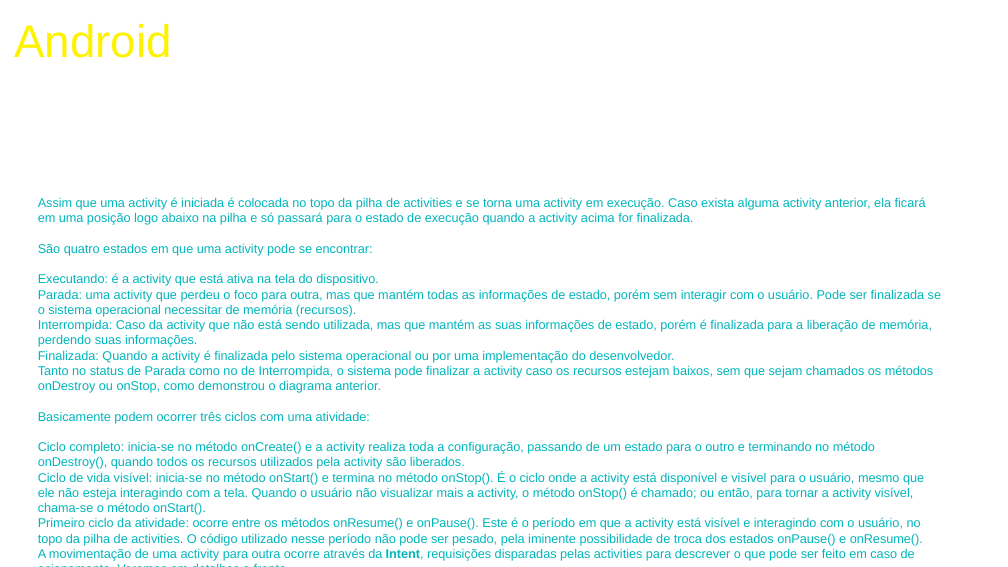
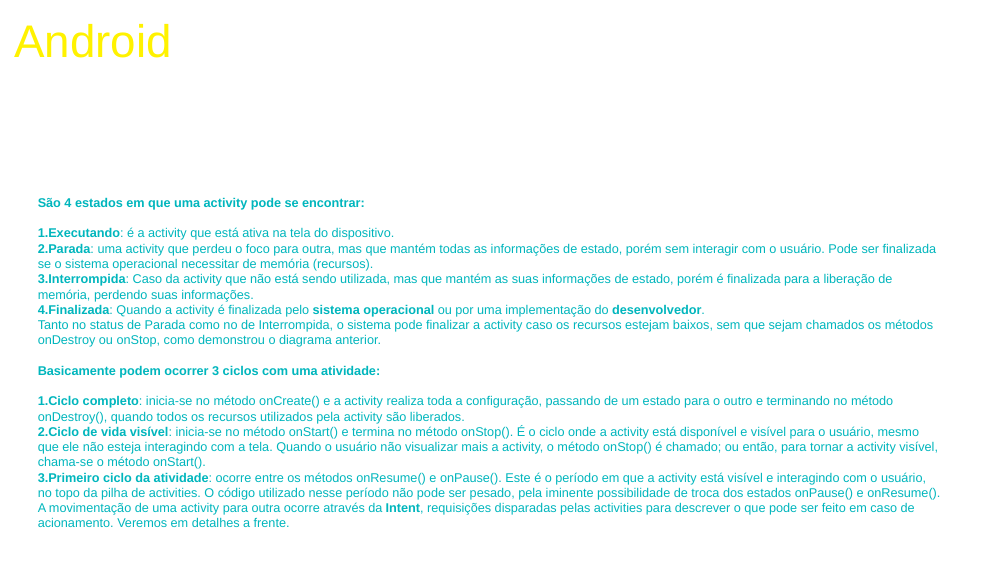
Before and after one commit to VolmirTC/treinamento-android, a slide deck: slide 7 of Treinamento Android - aula 3.odp. Drawn at 1008x567 pixels with LibreOffice and Linux fonts; fonts in the diff are those of the drawing; background and template pictures are left out. Boxes give left, top, right and bottom in pixels: in the first picture for what was removed or moved away, otherwise in the second. Text is boxed around its words. In the diff, an @@ line names an element or a change of style, - is before the commit and + after.

Commit message:
Activities e Ciclos de vida das activities
- Alguns eventos dos widgets
- Navegação entre activities
- Ciclo de vida das activities

```diff
--- a/Treinamento Android - aula 3.odp
+++ b/Treinamento Android - aula 3.odp
@@ text at [38,197,937,317]: text changed @@
-Assim que uma activity é iniciada é colocada no topo da pilha de activities e se torna uma activity em execução. Caso exista alguma activity anterior, ela ficará em uma posição logo abaixo na pilha e só passará para o estado de execução quando a activity acima for finalizada.
-São quatro estados em que uma activity pode se encontrar:
-Executando: é a activity que está ativa na tela do dispositivo.
-Parada: uma activity que perdeu o foco para outra, mas que mantém todas as informações de estado, porém sem interagir com o usuário. Pode ser finalizada se o sistema operacional necessitar de memória (recursos).
-Interrompida: Caso da activity que não está sendo utilizada, mas que mantém as suas informações de estado, porém é finalizada para a liberação de memória, perdendo suas informações.
-Finalizada: Quando a activity é finalizada pelo sistema operacional ou por uma implementação do desenvolvedor.
+São 4 estados em que uma activity pode se encontrar:
+1.Executando: é a activity que está ativa na tela do dispositivo.
+2.Parada: uma activity que perdeu o foco para outra, mas que mantém todas as informações de estado, porém sem interagir com o usuário. Pode ser finalizada se o sistema operacional necessitar de memória (recursos).
+3.Interrompida: Caso da activity que não está sendo utilizada, mas que mantém as suas informações de estado, porém é finalizada para a liberação de memória, perdendo suas informações.
+4.Finalizada: Quando a activity é finalizada pelo sistema operacional ou por uma implementação do desenvolvedor.
@@ text at [38,365,940,500]: text changed @@
-Basicamente podem ocorrer três ciclos com uma atividade:
-Ciclo completo: inicia-se no método onCreate() e a activity realiza toda a configuração, passando de um estado para o outro e terminando no método onDestroy(), quando todos os recursos utilizados pela activity são liberados.
-Ciclo de vida visível: inicia-se no método onStart() e termina no método onStop(). É o ciclo onde a activity está disponível e visível para o usuário, mesmo que ele não esteja interagindo com a tela. Quando o usuário não visualizar mais a activity, o método onStop() é chamado; ou então, para tornar a activity visível, chama-se o método onStart().
-Primeiro ciclo da atividade: ocorre entre os métodos onResume() e onPause(). Este é o período em que a activity está visível e interagindo com o usuário, no topo da pilha de activities. O código utilizado nesse período não pode ser pesado, pela iminente possibilidade de troca dos estados onPause() e onResume().
+Basicamente podem ocorrer 3 ciclos com uma atividade:
+1.Ciclo completo: inicia-se no método onCreate() e a activity realiza toda a configuração, passando de um estado para o outro e terminando no método onDestroy(), quando todos os recursos utilizados pela activity são liberados.
+2.Ciclo de vida visível: inicia-se no método onStart() e termina no método onStop(). É o ciclo onde a activity está disponível e visível para o usuário, mesmo que ele não esteja interagindo com a tela. Quando o usuário não visualizar mais a activity, o método onStop() é chamado; ou então, para tornar a activity visível, chama-se o método onStart().
+3.Primeiro ciclo da atividade: ocorre entre os métodos onResume() e onPause(). Este é o período em que a activity está visível e interagindo com o usuário, no topo da pilha de activities. O código utilizado nesse período não pode ser pesado, pela iminente possibilidade de troca dos estados onPause() e onResume().
```
Also in this commit, not shown: 5 other slides changed.
